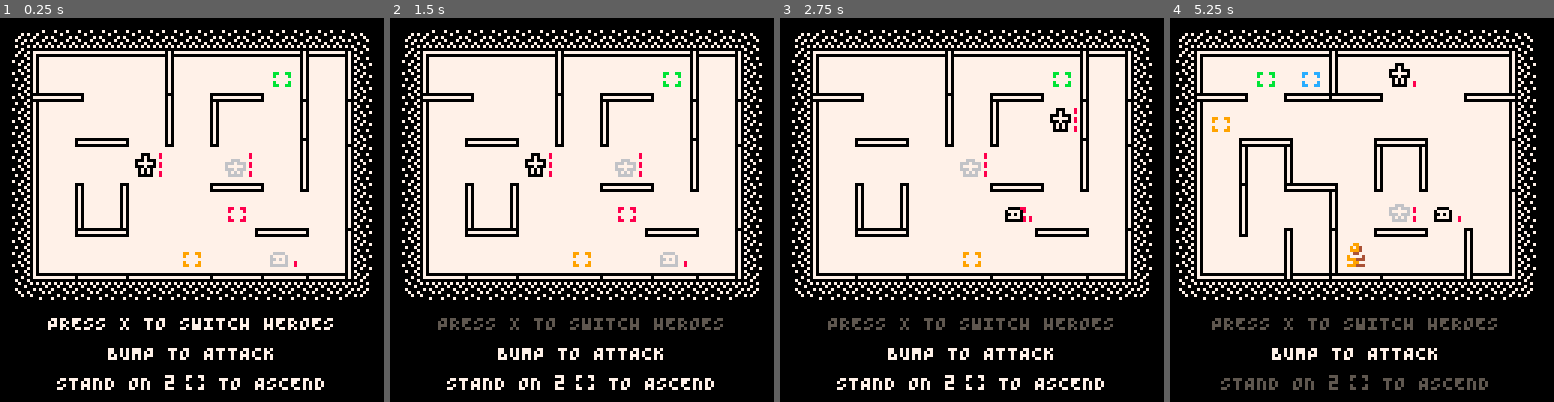
Above: before the commit, frames 1-4 (left to right).
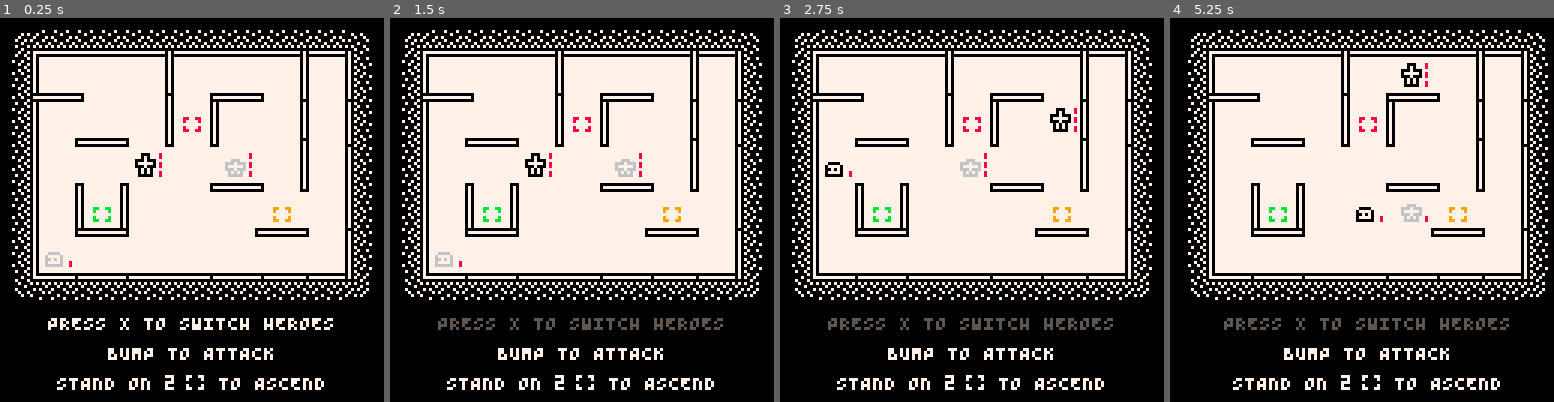
Above: after the commit, the same moments.

Repository: taylordolan/grid-folks
Game: PICO-8 cartridge grid_folks.p8
The game is run twice, just before and just after one commit, with the same random seed, the same clock (stepped at 60 frames per second) and the same inputs.
Inputs:
- Up to frame 1 (0.25 s): no input
- Up to frame 2 (1.5 s): tap X (X key) at 0.33, 1.07 s; tap O (Z key) at 0.7 s
- Up to frame 3 (2.75 s): hold Right 1.6-2.1 s; tap O (Z key) at 1.7, 2.1, 2.5 s; tap X (X key) at 1.85 s; hold Up 2.15-2.42 s; hold Right from 2.47 s (still down)
- Up to frame 4 (5.25 s): tap O (Z key) every 0.4 s from 2.9 to 4.9 s; tap X (X key) at 2.97, 4.08, 5.2 s; release Right at 3.03 s; hold Left 3.08-3.58 s; hold Down 3.63-3.97 s; hold Right 4.02-4.68 s; hold Up 4.73-5.03 s; hold Left from 5.08 s (still down)

The runs differ from the first frame. In frame 1, 0.7% of the frame differs, in the area x 11-78%, y 14-65%; in frame 2, 0.7%; in frame 3, 0.6%; in frame 4, 16%, in the area x 1-99%, y 3-97%.

Commit message:
fixed positions for initial pads

Diff:
--- a/grid_folks.p8
+++ b/grid_folks.p8
@@ -12,11 +12,11 @@
 -- [x] explain totems
 -- [x] make sure everything is aligned
 -- [x] update style for num effects
--- [x] dash enemies should fill totems they touch while dashing
+-- [x] dash enemies should w totems they touch while dashing
 -- [x] has_bumped should only happen when they actually bump
--- [ ] fixed starting places for pads (to help communicate how totems are created)?
+-- [x] fixed starting places for pads (to help communicate how totems are created)?
+-- [ ] allow multiple dash enemies to attack the same hero in the same turn
 -- [ ] update game balance
--- [ ] allow multiple dash enemies to attack the same hero in the same turn
 
 -- [ ] improve enemy death animations
 -- [ ] clean up sprite sheet
@@ -121,6 +121,12 @@
       wall:kill()
     end
   end
+  for next in all({{2,3},{4,2},{6,3}}) do
+    local wall = find_type("wall_down", next)
+    if wall then
+      wall:kill()
+    end
+  end
 
 	-- heroes
 	hero_a = new_hero()
@@ -131,7 +137,7 @@
 	update_maps()
 
 	-- initial pads
-	refresh_pads()
+	refresh_pads({{2,4}, {4,2}, {6,4}})
 
 	-- spawn stuff
 	function get_spawn_rates(base, starting_spawn_rate, offset)
@@ -2125,8 +2131,9 @@
 	return true
 end
 
-function refresh_pads()
-
+function refresh_pads(preset_tiles)
+
+  local preset_tiles = preset_tiles or {}
 	if #colors_bag == 0 then
 		colors_bag = {008,008,008,009,011,012}
 		shuff(colors_bag)
@@ -2165,59 +2172,63 @@
 	del(colors_bag, colors_bag[1])
 
 	-- place new pads
-
 	local pads = {new_pad(pad_colors[1]), new_pad(pad_colors[2]), new_pad(pad_colors[3])}
-	local open_tiles = {}
-	for next in all(tiles) do
-		if
-			not find_type("pad", next) and
-			not find_type("button", next) and
-			not find_type("hero", next)
-		then
-			add(open_tiles, next)
-		end
-	end
-
-	-- find open tiles that are > 3 tiles away from heroes
-	local dist_3_tiles = {}
-	for next in all(open_tiles) do
-		if
-			distance_by_map(hero_a.dmap_ideal, next) >= 3 and
-			distance_by_map(hero_b.dmap_ideal, next) >= 3
-		then
-			add(dist_3_tiles, next)
-			del(open_tiles, next)
-		end
-	end
-
-	-- find open tiles that are > 2 tiles away from heroes
-	local dist_2_tiles = {}
-	for next in all(open_tiles) do
-		if
-			distance_by_map(hero_a.dmap_ideal, next) >= 2 and
-			distance_by_map(hero_b.dmap_ideal, next) >= 2
-		then
-			add(dist_2_tiles, next)
-			del(open_tiles, next)
-		end
-	end
-
-	shuff(dist_3_tiles)
-	shuff(dist_2_tiles)
-	shuff(open_tiles)
-
-	for i=1, #pads do
-		if dist_3_tiles[1] then
-			set_tile(pads[i], dist_3_tiles[1])
-			del(dist_3_tiles, dist_3_tiles[1])
-		elseif dist_2_tiles[1] then
-			set_tile(pads[i], dist_2_tiles[1])
-			del(dist_2_tiles, dist_2_tiles[1])
-		else
-			set_tile(pads[i], open_tiles[1])
-			del(open_tiles, open_tiles[1])
-		end
-	end
+  if #preset_tiles > 0 then
+    shuff(preset_tiles)
+    for i=1, #pads do
+      set_tile(pads[i], preset_tiles[i])
+    end
+  else
+    local open_tiles = {}
+    for next in all(tiles) do
+      if
+        not find_type("pad", next) and
+        not find_type("button", next) and
+        not find_type("hero", next)
+      then
+        add(open_tiles, next)
+      end
+    end
+    -- find open tiles that are > 3 tiles away from heroes
+    local dist_3_tiles = {}
+    for next in all(open_tiles) do
+      if
+        distance_by_map(hero_a.dmap_ideal, next) >= 3 and
+        distance_by_map(hero_b.dmap_ideal, next) >= 3
+      then
+        add(dist_3_tiles, next)
+        del(open_tiles, next)
+      end
+    end
+    -- find open tiles that are > 2 tiles away from heroes
+    local dist_2_tiles = {}
+    for next in all(open_tiles) do
+      if
+        distance_by_map(hero_a.dmap_ideal, next) >= 2 and
+        distance_by_map(hero_b.dmap_ideal, next) >= 2
+      then
+        add(dist_2_tiles, next)
+        del(open_tiles, next)
+      end
+    end
+
+    shuff(dist_3_tiles)
+    shuff(dist_2_tiles)
+    shuff(open_tiles)
+
+    for i=1, #pads do
+      if dist_3_tiles[1] then
+        set_tile(pads[i], dist_3_tiles[1])
+        del(dist_3_tiles, dist_3_tiles[1])
+      elseif dist_2_tiles[1] then
+        set_tile(pads[i], dist_2_tiles[1])
+        del(dist_2_tiles, dist_2_tiles[1])
+      else
+        set_tile(pads[i], open_tiles[1])
+        del(open_tiles, open_tiles[1])
+      end
+    end
+  end
 end
 
 function new_pad(color)
